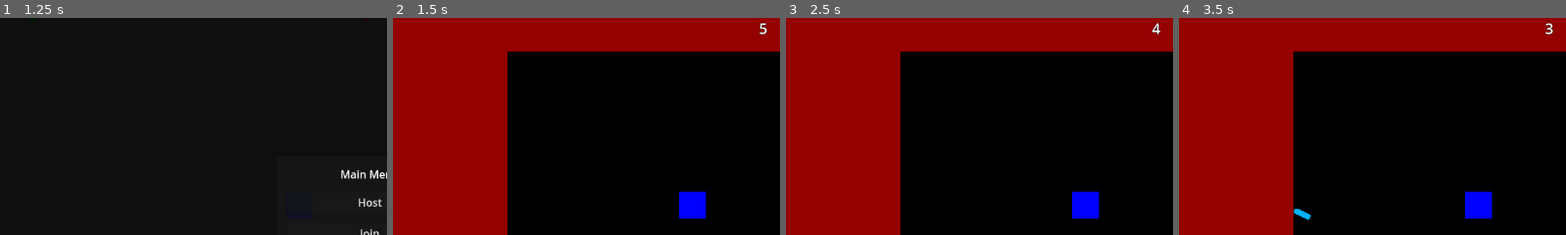
Above: before the commit, frames 1-4 (left to right).
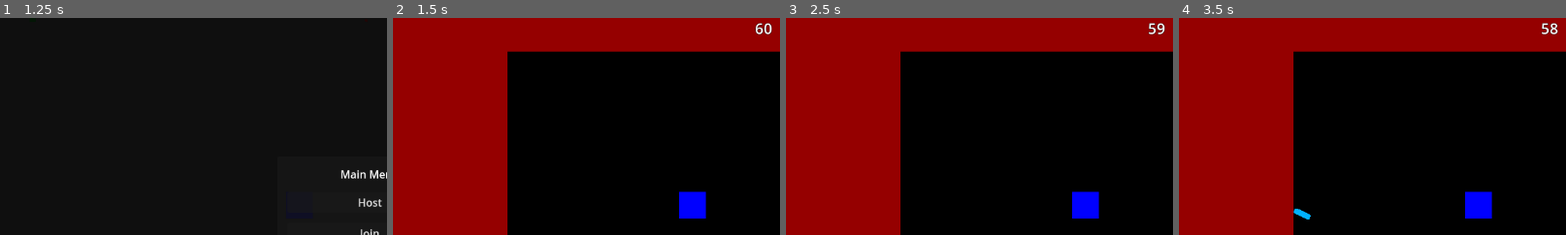
Above: after the commit, the same moments.

Repository: Pkepowicz/Infinite-Onslaught
Game: Godot game, scene res://assets/scenes/world.tscn
The game is run twice, just before and just after one commit, with the same random seed, the same clock (stepped at 60 frames per second) and the same inputs. The engine's default icon, where the game draws it, is replaced by a stand-in: a white triangle on a blue panel in a dark square.
Inputs (mouse positions are % of the whole screen's width and height, from its top left):
- Up to frame 1 (1.25 s): click (50, 56) at 0.52 s; type "Alex" at 0.6 s; click (50, 64) at 0.75 s; type "12" at 0.83 s
- Up to frame 2 (1.5 s): click "Host" at 1.25 s
- Up to frame 3 (2.5 s): tap Enter at 2 s; move the mouse to (72, 45) at 2.02 s; hold Right (ui_right) from 2.03 s (still down); click (72, 45) at 2.1 s
- Up to frame 4 (3.5 s): move the mouse to (30, 55) at 2.77 s; release Right (ui_right) at 2.78 s; hold Down (ui_down) from 2.78 s (still down); click (30, 55) at 2.85 s
The pictures show only the part of the screen within x 2-52%, y 0-50%; the shares and areas given below are measured in that part.

Frame 1 is identical in both runs. In frame 2, 0.2% of the frame differs, in the area x 93-98%, y 2-8%; in frame 3, 0.2%; in frame 4, 0.2%.

Commit message:
pre release fix

Diff:
--- a/assets/scenes/world.gd
+++ b/assets/scenes/world.gd
@@ -26,16 +26,18 @@
 	level.show()
 
 	if '--server' in OS.get_cmdline_args():
-		var server_certs = load("res://assets/Keys/server.crt")
-		var server_key = load("res://assets/Keys/server.key")
-		var server_tls_options = TLSOptions.server(server_key, server_certs)
-		peer.create_server(PORT, "*", server_tls_options)
+		#var server_certs = load("res://assets/Keys/server.crt")
+		#var server_key = load("res://assets/Keys/server.key")
+		#var server_tls_options = TLSOptions.server(server_key, server_certs)
+		#peer.create_server(PORT, "*", server_tls_options)
+		peer.create_server(PORT)
 	else:
 		peer.create_server(PORT)
 
 	multiplayer.multiplayer_peer = peer
 	multiplayer.peer_connected.connect(add_player)
 	multiplayer.peer_disconnected.connect(remove_player)
+	$Level/TimerContainer.start_countdown(60)
 	print("Waiting for players!")
 
 func _on_join_button_button_down():
@@ -140,9 +142,10 @@
 	sync_player_position.rpc_id(peer_id, pos)
 
 # Function gets called only on server's player
-func respawn_player(peer_id, seconds_to_spawn = 2):
+func respawn_player(peer_id, seconds_to_spawn = 2, notify_player = true):
 	print("Respawn called in: " + str(multiplayer.get_unique_id()))
-	respawn_time.rpc_id(peer_id, seconds_to_spawn)
+	if notify_player:
+		respawn_time.rpc_id(peer_id, seconds_to_spawn)
 	await get_tree().create_timer(seconds_to_spawn).timeout
 	create_player(peer_id)
 	update_player_labels.rpc()
@@ -158,11 +161,11 @@
 	for player in players:
 		players_to_spawn.append(player.name)
 		player.queue_free()
-	respawn_time.rpc(5)
-	await get_tree().create_timer(5).timeout
+	respawn_time.rpc(10)
+	await get_tree().create_timer(10).timeout
 	for player_id in players_to_spawn:
-		respawn_player(player_id.to_int(), 0)
-	$Level/TimerContainer.start_countdown(5)
+		respawn_player(player_id.to_int(), 0, false)
+	$Level/TimerContainer.start_countdown(10)
 
 # Hosting server locally, mainly for debug purpose
 func _on_host_button_button_down():
@@ -172,7 +175,7 @@
 	}
 	add_player(multiplayer.get_unique_id())
 	update_player_labels()
-	$Level/TimerContainer.start_countdown(5)
+
 
 func _on_timer_container_end_game():
 	restart_game()
Not shown: 2 places in assets/scenes/world.tscn that only renumber resources
